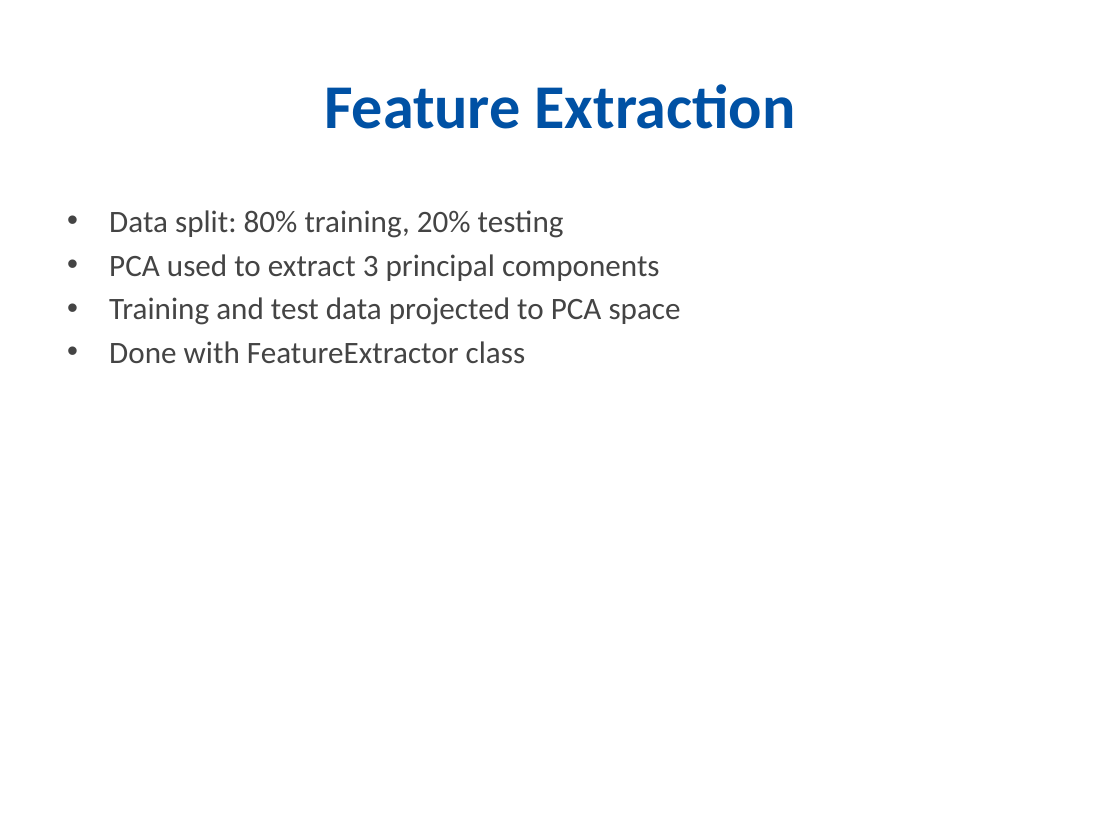
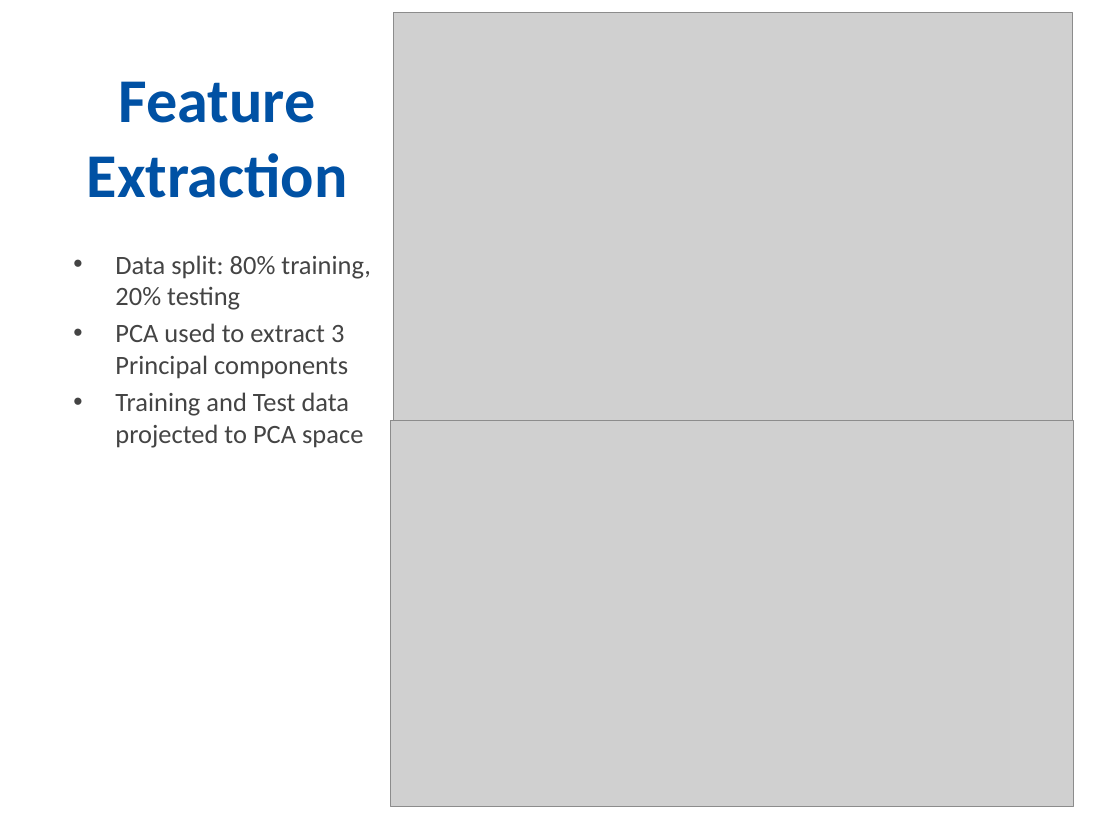
Before and after one commit to trivikram-bhavesh-budhabhatti/Data-Science-Project, a slide deck: slide 8 of documentation/SemiSupervised_Learning_ppt.pptx (slide 6 before the commit). Drawn at 1120x840 pixels with LibreOffice and Linux fonts; fonts in the diff are those of the drawing; grey boxes stand for pictures. Boxes give left, top, right and bottom in pixels: in the first picture for what was removed or moved away, otherwise in the second. Text is boxed around its words. In the diff, an @@ line names an element or a change of style, - is before the commit and + after.

```diff
--- a/documentation/SemiSupervised_Learning_ppt.pptx
+++ b/documentation/SemiSupervised_Learning_ppt.pptx
@@ picture added at (x1=393, y1=12, x2=1073, y2=420) @@
@@ title "Feature Extraction" rewrapped from (x1=324, y1=84, x2=796, y2=129) to (x1=87, y1=81, x2=348, y2=198) @@
@@ text "Data split: 80% training, 20% ..." moved from (x1=109, y1=210, x2=681, y2=363) to (x1=115, y1=255, x2=371, y2=448) @@
@@ text at (x1=115, y1=255, x2=371, y2=310): size 20 to 17 pt in "Data split: 80% training, 20% testing" @@
@@ text at (x1=115, y1=323, x2=363, y2=448): text changed; size 20 to 17 pt @@
-• PCA used to extract 3 principal components
-• Training and test data projected to PCA space
-• Done with FeatureExtractor class
+• PCA used to extract 3 Principal components
+• Training and Test data projected to PCA space
@@ picture added at (x1=391, y1=420, x2=1074, y2=806) @@
```
Also in this commit, not shown: 5 other slides changed, 4 slides added, 1 slide removed, 1 other file.
